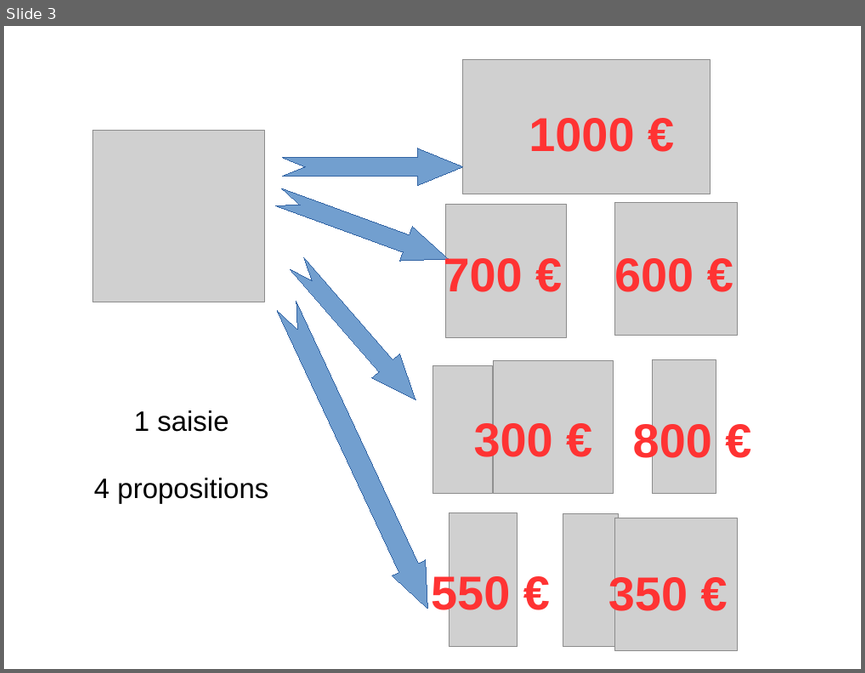
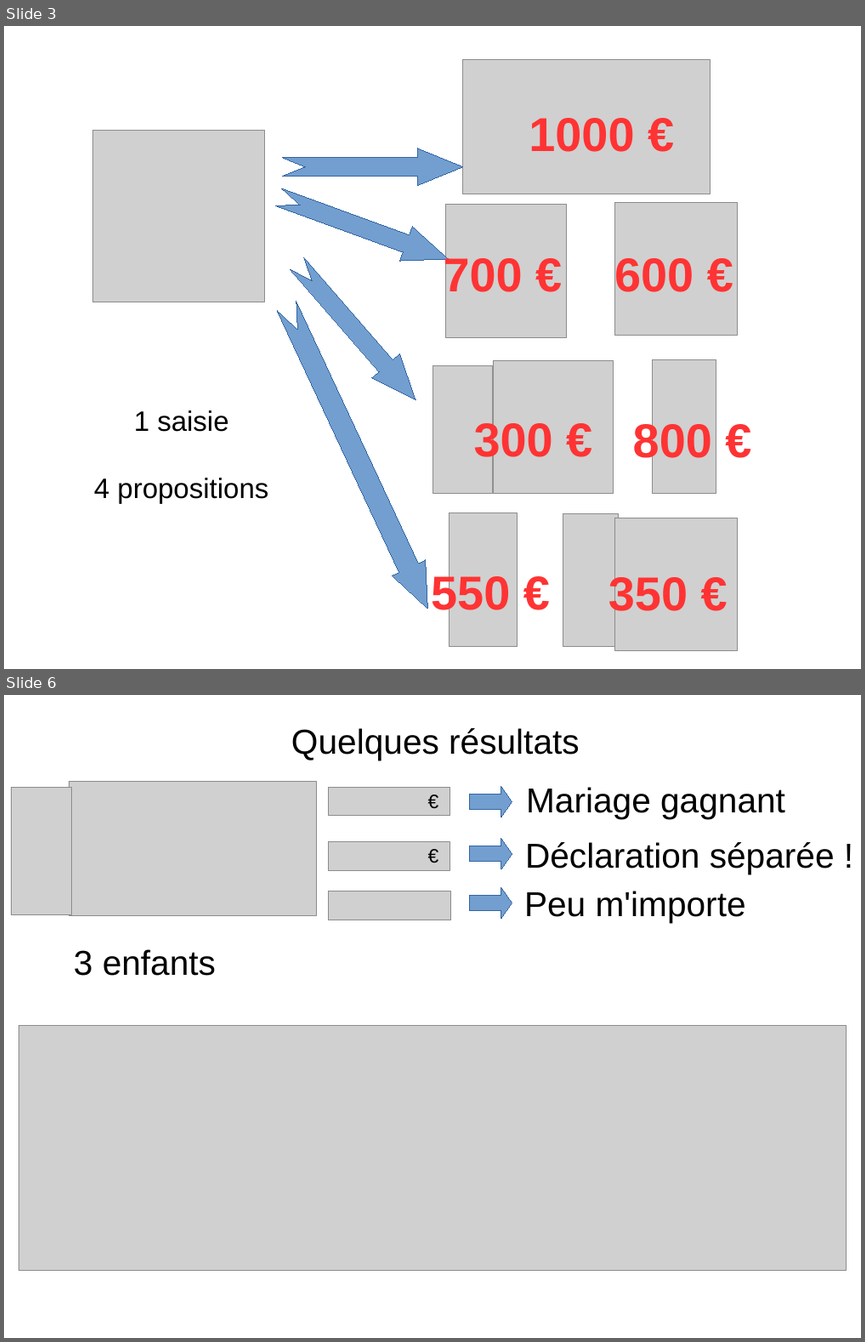
Before and after one commit to julien2512/calculette-impots-web-api, a slide deck: Hackathon-CodeImpot-declarationcommunequestcequejygagne.odp. Shown one above the other, each under a label of ours: slide 3 before the commit, slides 3 and 6 after it; the slides between them are not shown. The pictures are 865x673 and 865x1342 pixels, drawn with LibreOffice and Linux fonts; fonts in the diff are those of the drawing; grey boxes stand for pictures; background and template pictures are left out. Boxes give left, top, right and bottom in pixels: in the first picture for what was removed or moved away, otherwise in the second. Text is boxed around its words. In the diff, an @@ line names an element or a change of style, - is before the commit and + after.

```diff
--- a/Hackathon-CodeImpot-declarationcommunequestcequejygagne.odp
+++ b/Hackathon-CodeImpot-declarationcommunequestcequejygagne.odp
@@ slide 6 added at (4, 695, 861, 1338), background picture (left out) @@
@@ text added at (291, 728, 579, 760), 32 pt, text #000000 @@
+Quelques résultats
@@ picture added at (11, 787, 71, 914) @@
@@ picture added at (69, 782, 317, 915) @@
@@ picture added at (328, 787, 449, 816) @@
@@ text added at (420, 785, 446, 818), 18 pt, text #000000 @@
+€
@@ right arrow added at (469, 786, 511, 817), fill #729FCF, outline #3465A4 0 pt @@
@@ text added at (526, 787, 785, 819), 32 pt, text #000000 @@
+Mariage gagnant
@@ picture added at (328, 842, 449, 871) @@
@@ text added at (420, 840, 446, 873), 18 pt, text #000000 @@
+€
@@ right arrow added at (469, 838, 511, 868), fill #729FCF, outline #3465A4 0 pt @@
@@ text added at (525, 842, 834, 873), 32 pt, text #000000 @@
+Déclaration séparée !
@@ picture added at (328, 891, 450, 919) @@
@@ right arrow added at (469, 887, 511, 918), fill #729FCF, outline #3465A4 0 pt @@
@@ text added at (524, 891, 746, 923), 32 pt, text #000000 @@
+Peu m'importe
@@ text added at (74, 949, 216, 975), 32 pt, text #000000 @@
+3 enfants
@@ picture added at (18, 1026, 846, 1270) @@
```
Also in this commit, not shown: 1 slide changed, 2 other slides added, 3 slides removed, 2 other files.
